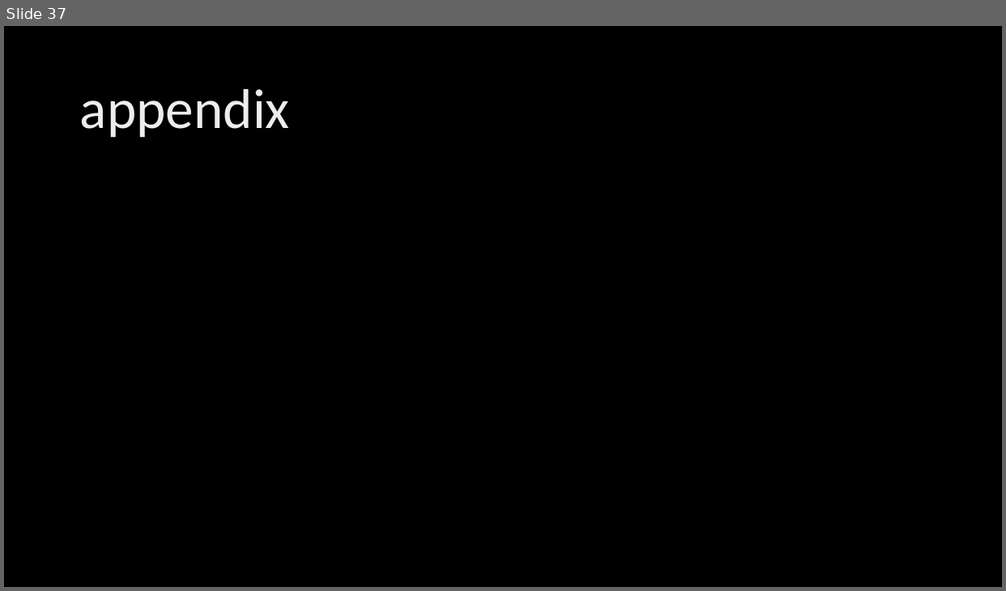
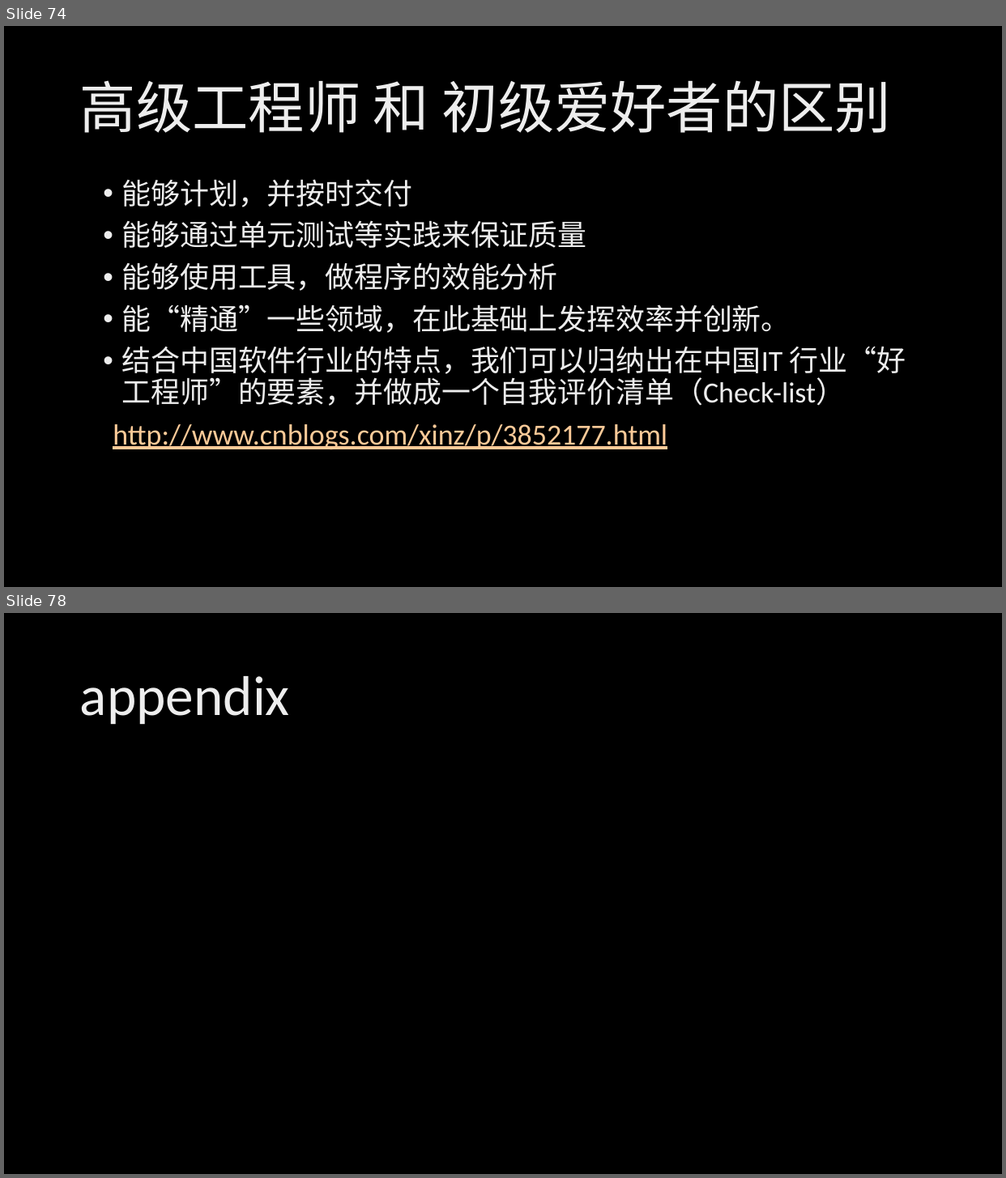
Before and after one commit to xinase/ASE, a slide deck: chapter02/ASE_2_Engineering_Skills.pptx. Shown one above the other, each under a label of ours: slide 37 before the commit, slides 74 and 78 after it; the slides between them are not shown. The pictures are 1006x591 and 1006x1178 pixels, drawn with LibreOffice and Linux fonts; fonts in the diff are those of the drawing; background and template pictures are left out. Boxes give left, top, right and bottom in pixels: in the first picture for what was removed or moved away, otherwise in the second. Text is boxed around its words. In the diff, an @@ line names an element or a change of style, - is before the commit and + after.

```diff
--- a/chapter02/ASE_2_Engineering_Skills.pptx
+++ b/chapter02/ASE_2_Engineering_Skills.pptx
@@ slide 74 added at (x1=4, y1=26, x2=1002, y2=587), background picture (left out) @@
@@ title added at (x1=80, y1=80, x2=891, y2=133), 54 pt, text gradient #BFBFBF to #EDEDED to #FFFFFF @@
+高级工程师 和 初级爱好者的区别
@@ text added at (x1=113, y1=179, x2=906, y2=450), 28 pt, text gradient #BFBFBF to #EDEDED to #FFFFFF @@
+• 能够计划，并按时交付
+• 能够通过单元测试等实践来保证质量
+• 能够使用工具，做程序的效能分析
+• 能“精通”一些领域，在此基础上发挥效率并创新。
+• 结合中国软件行业的特点，我们可以归纳出在中国IT 行业“好工程师”的要素，并做成一个自我评价清单（Check-list）
+http://www.cnblogs.com/xinz/p/3852177.html
@@ what was slide 37 is now slide 78 @@
```
Also in this commit, not shown: 40 other slides added, 5 other files.
